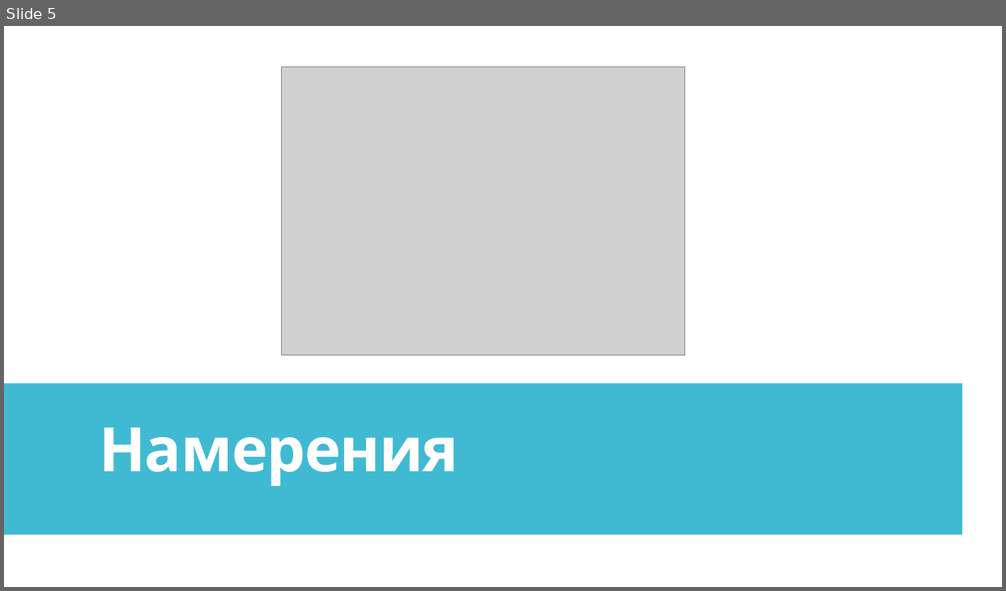
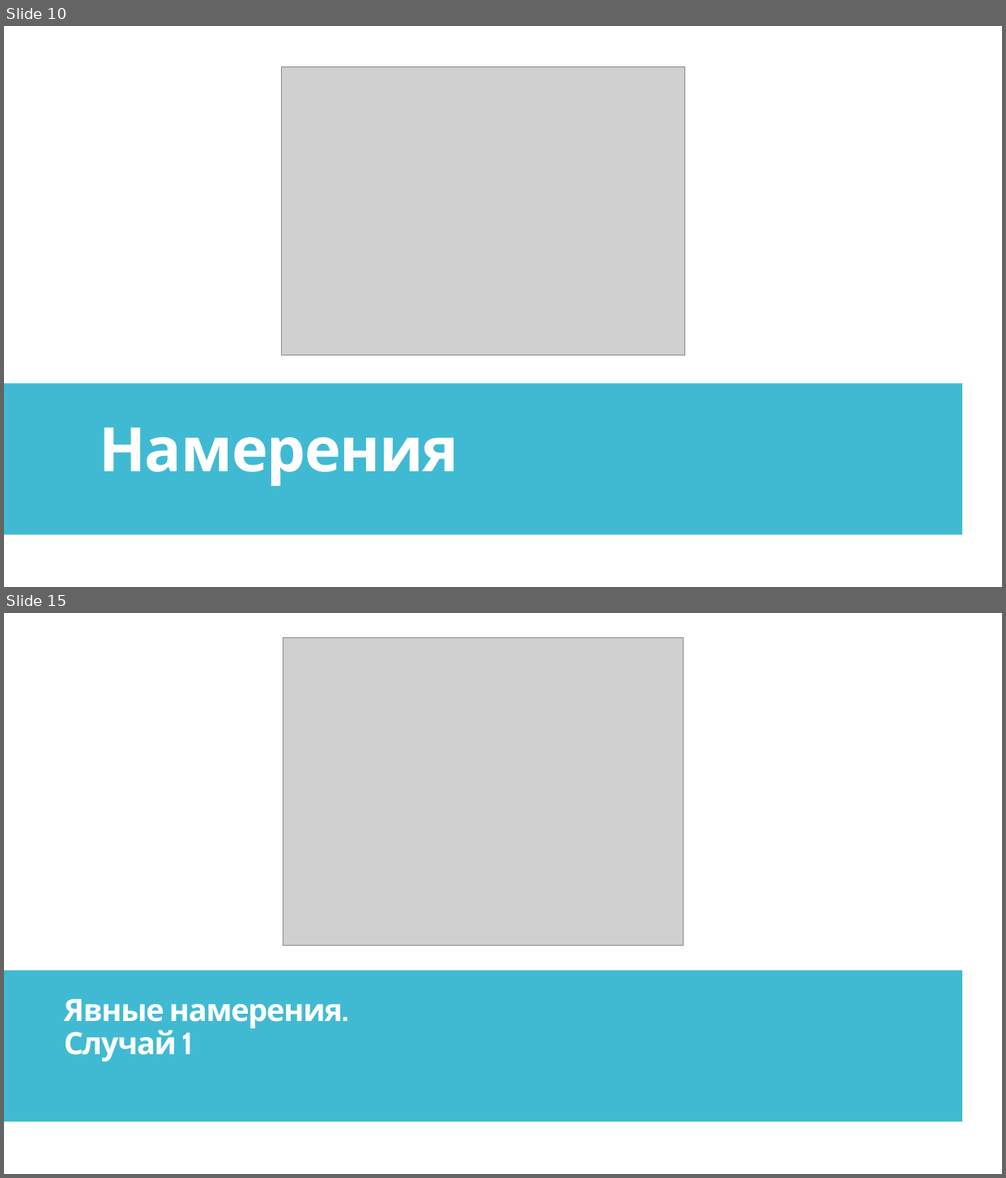
Before and after one commit to IriEfremova/LessonsCube, a slide deck: Android/Lesson15/ContextIntent.pptx. Shown one above the other, each under a label of ours: slide 5 before the commit, slides 10 and 15 after it; the slides between them are not shown. The pictures are 1006x591 and 1006x1178 pixels, drawn with LibreOffice and Linux fonts; fonts in the diff are those of the drawing; grey boxes stand for pictures. Boxes give left, top, right and bottom in pixels: in the first picture for what was removed or moved away, otherwise in the second. Text is boxed around its words. In the diff, an @@ line names an element or a change of style, - is before the commit and + after.

```diff
--- a/Android/Lesson15/ContextIntent.pptx
+++ b/Android/Lesson15/ContextIntent.pptx
@@ slide 15 added at (4,613,1002,1174), background #FFFFFF @@
@@ rectangle added at (4,613,1002,1174), fill #FFFFFF @@
@@ picture added at (283,637,683,945) @@
@@ rectangle added at (4,675,752,1112), fill #40BAD2 @@
@@ rectangle added at (763,675,1002,1112), fill #C8C8C8 at 50% opacity @@
@@ rectangle added at (4,971,962,1122), fill #40BAD2 @@
@@ text added at (64,999,343,1062), 29.6 pt, text #FFFFFF, bold @@
+Явные намерения. Случай 1
@@ what was slide 5 is now slide 10 @@
```
Also in this commit, not shown: 6 slides changed, 9 other slides added, 5 slides removed.
